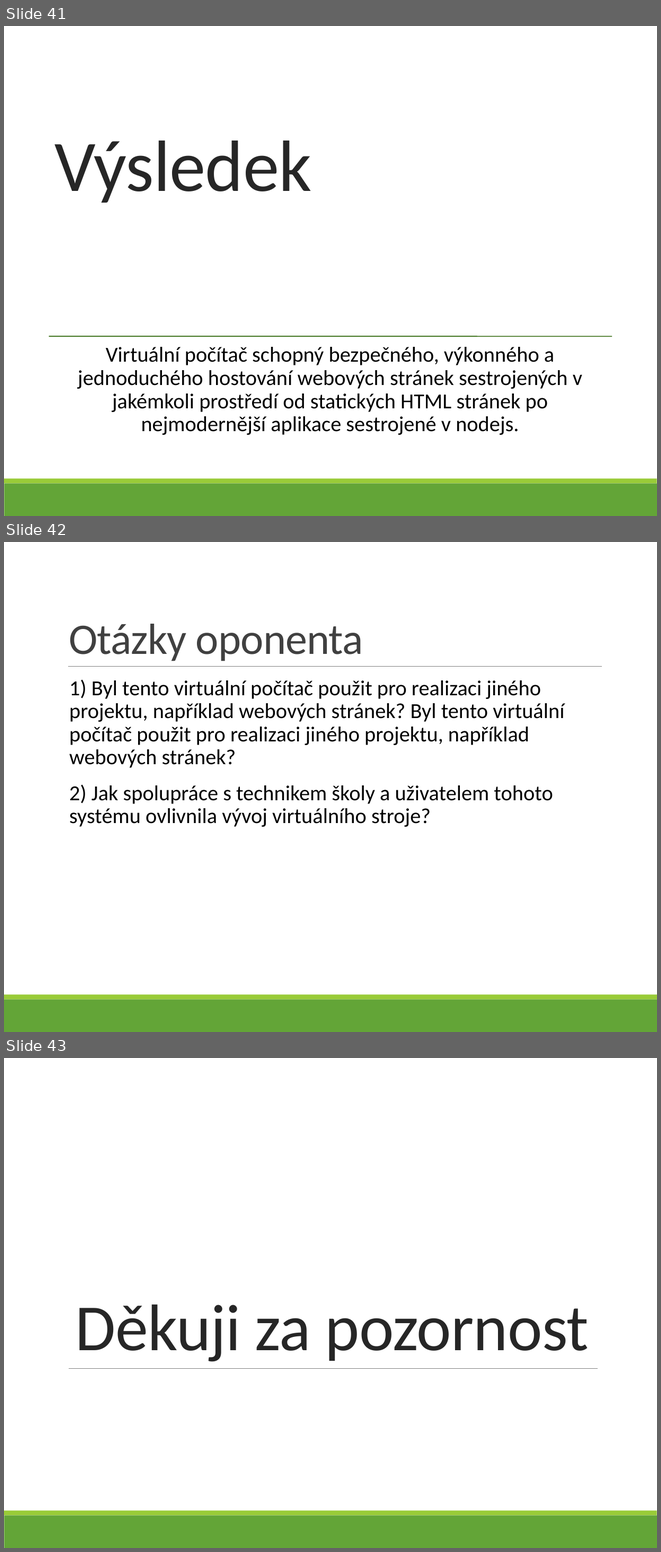
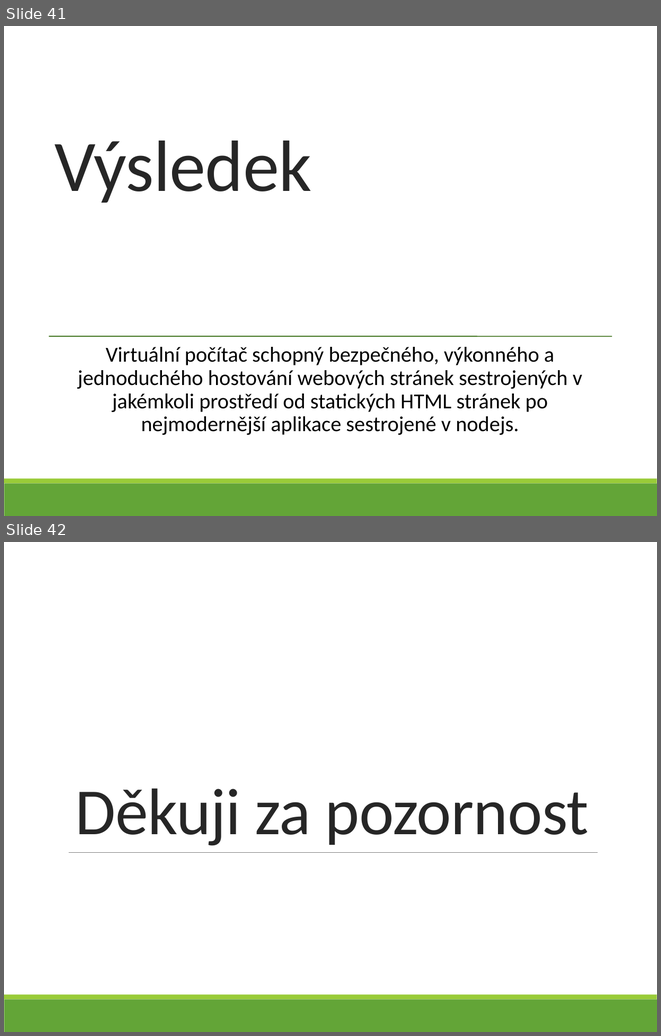
Before and after one commit to bastakka/graduation, a slide deck: Thesis/V4D Bašta Karel - 5 - VMware.pptx. Shown one above the other, each under a label of ours: slides 41, 42 and 43 before the commit, slides 41 and 42 after it. The pictures are 661x1552 and 661x1036 pixels, drawn with LibreOffice and Linux fonts; fonts in the diff are those of the drawing. Boxes give left, top, right and bottom in pixels: in the first picture for what was removed or moved away, otherwise in the second. Text is boxed around its words. In the diff, an @@ line names an element or a change of style, - is before the commit and + after.

Commit message:
Honestly idk what changed

```diff
--- a/Thesis/V4D Bašta Karel - 5 - VMware.pptx
+++ b/Thesis/V4D Bašta Karel - 5 - VMware.pptx
@@ slide 42 removed at <box>4,542,657,1032</box>, background #FFFFFF; not listed: 2 template elements that a slide beside it also shows @@
@@ title removed at <box>69,624,363,661</box> @@
-Otázky oponenta
@@ line removed from (68, 666) to (602, 666) @@
@@ text removed at <box>69,679,564,827</box> @@
-  1) Byl tento virtuální počítač použit pro realizaci jiného projektu, například webových stránek? Byl tento virtuální počítač použit pro realizaci jiného projektu, například webových stránek?
-  2) Jak spolupráce s technikem školy a uživatelem tohoto systému ovlivnila vývoj virtuálního stroje?
@@ what was slide 43 is now slide 42 @@
```
